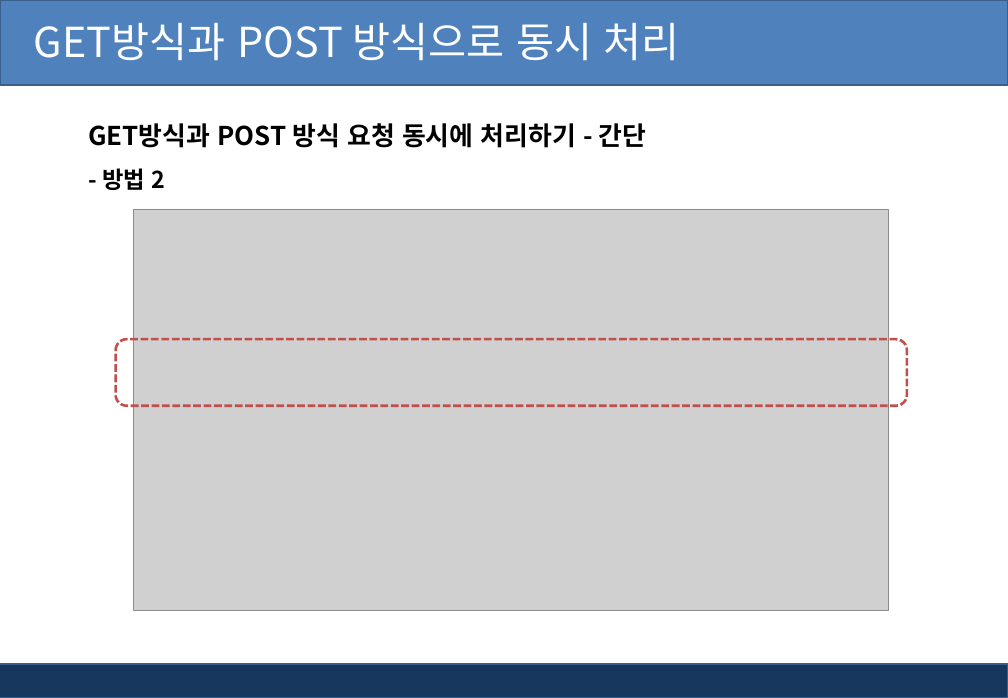
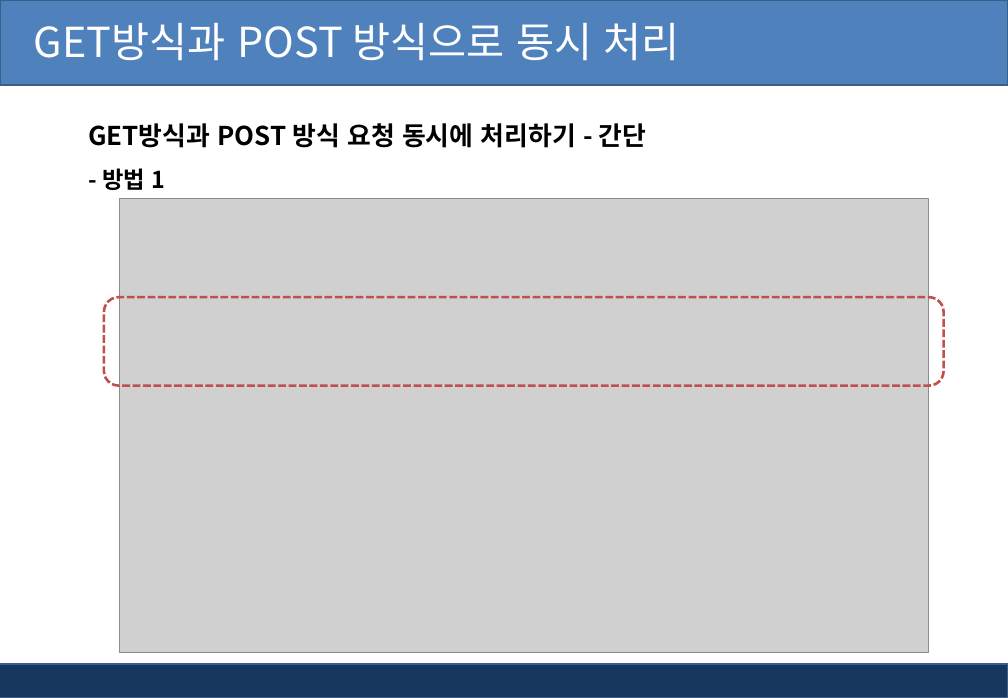
Before and after one commit to pshho/ngreen_project, a slide deck: slide 35 of jspWorks/자료/jsp_ppt/4장. jsp 서블릿 API.pptx. Drawn at 1008x698 pixels with LibreOffice and Linux fonts; fonts in the diff are those of the drawing; grey boxes stand for pictures; background and template pictures are left out. Boxes give left, top, right and bottom in pixels: in the first picture for what was removed or moved away, otherwise in the second. Text is boxed around its words. In the diff, an @@ line names an element or a change of style, - is before the commit and + after.

```diff
--- a/jspWorks/자료/jsp_ppt/4장. jsp 서블릿 API.pptx
+++ b/jspWorks/자료/jsp_ppt/4장. jsp 서블릿 API.pptx
@@ text at [102,168,165,190]: text changed @@
-- 방법 2
+- 방법 1
@@ picture: place and size @@
-picture at [134,209,890,610]
+picture at [119,198,929,652]
@@ rounded rectangle: place and size @@
-rounded rectangle at [115,339,907,406]
+rounded rectangle at [104,297,944,385]
```
Also in this commit, not shown: 12 other slides changed, 2 slides added, 45 other files.
